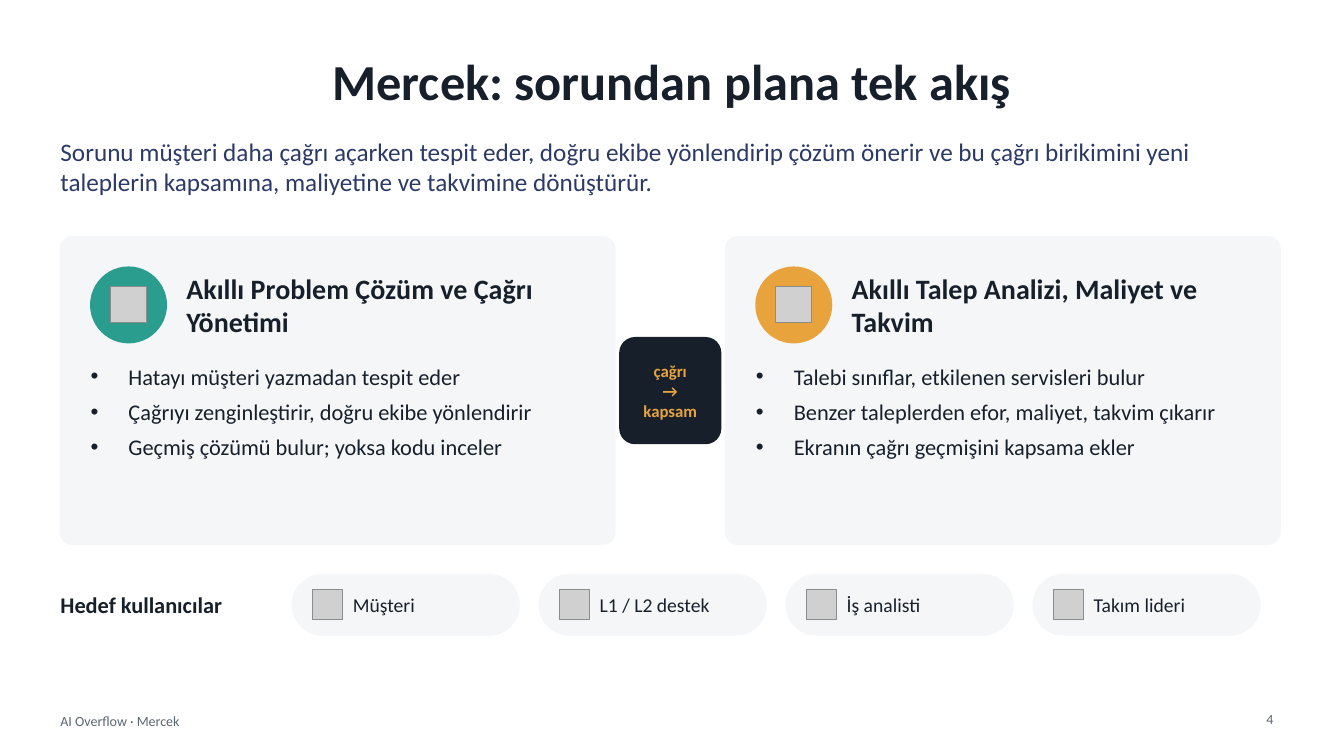
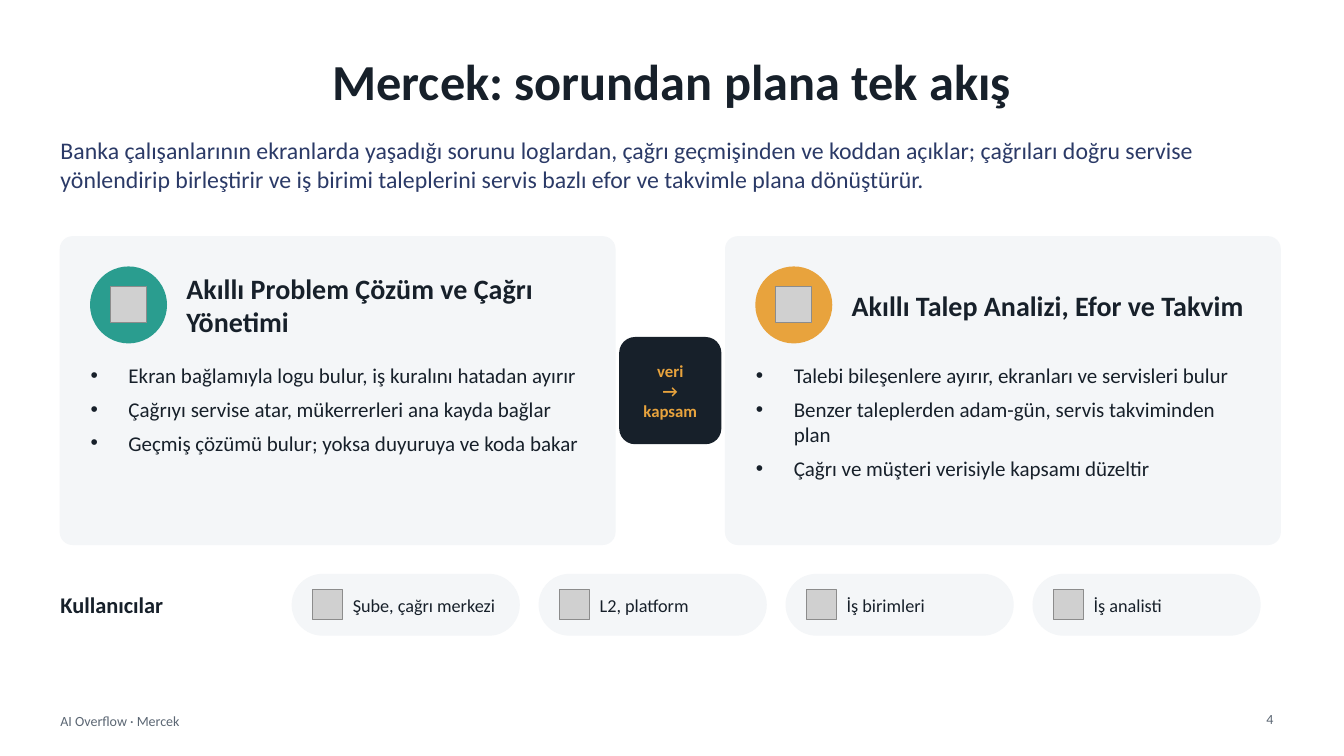
Before and after one commit to SeyhanAmasyalii/ZTHackathonStudy, a slide deck: slide 4 of presentation/Mercek_AI_Overflow_Sunum.pptx. Drawn at 1344x756 pixels with LibreOffice and Linux fonts; fonts in the diff are those of the drawing; grey boxes stand for pictures. Boxes give left, top, right and bottom in pixels: in the first picture for what was removed or moved away, otherwise in the second. Text is boxed around its words. In the diff, an @@ line names an element or a change of style, - is before the commit and + after.

```diff
--- a/presentation/Mercek_AI_Overflow_Sunum.pptx
+++ b/presentation/Mercek_AI_Overflow_Sunum.pptx
@@ text at bbox=[60, 142, 1192, 192]: text changed; size 18 to 17 pt @@
-Sorunu müşteri daha çağrı açarken tespit eder, doğru ekibe yönlendirip çözüm önerir ve bu çağrı birikimini yeni taleplerin kapsamına, maliyetine ve takvimine dönüştürür.
+Banka çalışanlarının ekranlarda yaşadığı sorunu loglardan, çağrı geçmişinden ve koddan açıklar; çağrıları doğru servise yönlendirip birleştirir ve iş birimi taleplerini servis bazlı efor ve takvimle plana dönüştürür.
@@ text at bbox=[852, 296, 1243, 321]: text changed @@
-Akıllı Talep Analizi, Maliyet ve Takvim
+Akıllı Talep Analizi, Efor ve Takvim
@@ text at bbox=[128, 368, 578, 455]: text changed; size 16 to 15 pt @@
-• Hatayı müşteri yazmadan tespit eder
-• Çağrıyı zenginleştirir, doğru ekibe yönlendirir
-• Geçmiş çözümü bulur; yoksa kodu inceler
+• Ekran bağlamıyla logu bulur, iş kuralını hatadan ayırır
+• Çağrıyı servise atar, mükerrerleri ana kayda bağlar
+• Geçmiş çözümü bulur; yoksa duyuruya ve koda bakar
@@ text at bbox=[657, 365, 683, 377]: text changed @@
-çağrı
+veri
@@ text at bbox=[794, 368, 1228, 480]: text changed; size 16 to 15 pt @@
-• Talebi sınıflar, etkilenen servisleri bulur
-• Benzer taleplerden efor, maliyet, takvim çıkarır
-• Ekranın çağrı geçmişini kapsama ekler
+• Talebi bileşenlere ayırır, ekranları ve servisleri bulur
+• Benzer taleplerden adam-gün, servis takviminden plan
+• Çağrı ve müşteri verisiyle kapsamı düzeltir
@@ text at bbox=[60, 597, 163, 613]: text changed @@
-Hedef kullanıcılar
+Kullanıcılar
@@ text at bbox=[353, 599, 495, 615]: text changed; size 14 to 13 pt @@
-Müşteri
+Şube, çağrı merkezi
@@ text at bbox=[600, 599, 688, 615]: text changed; size 14 to 13 pt @@
-L1 / L2 destek
+L2, platform
@@ text at bbox=[847, 597, 924, 615]: text changed; size 14 to 13 pt @@
-İş analisti
+İş birimleri
@@ text at bbox=[1094, 597, 1161, 615]: text changed; size 14 to 13 pt @@
-Takım lideri
+İş analisti
```
Also in this commit, not shown: 7 other slides changed, 2 slides added, 2 slides removed, 24 other files.
